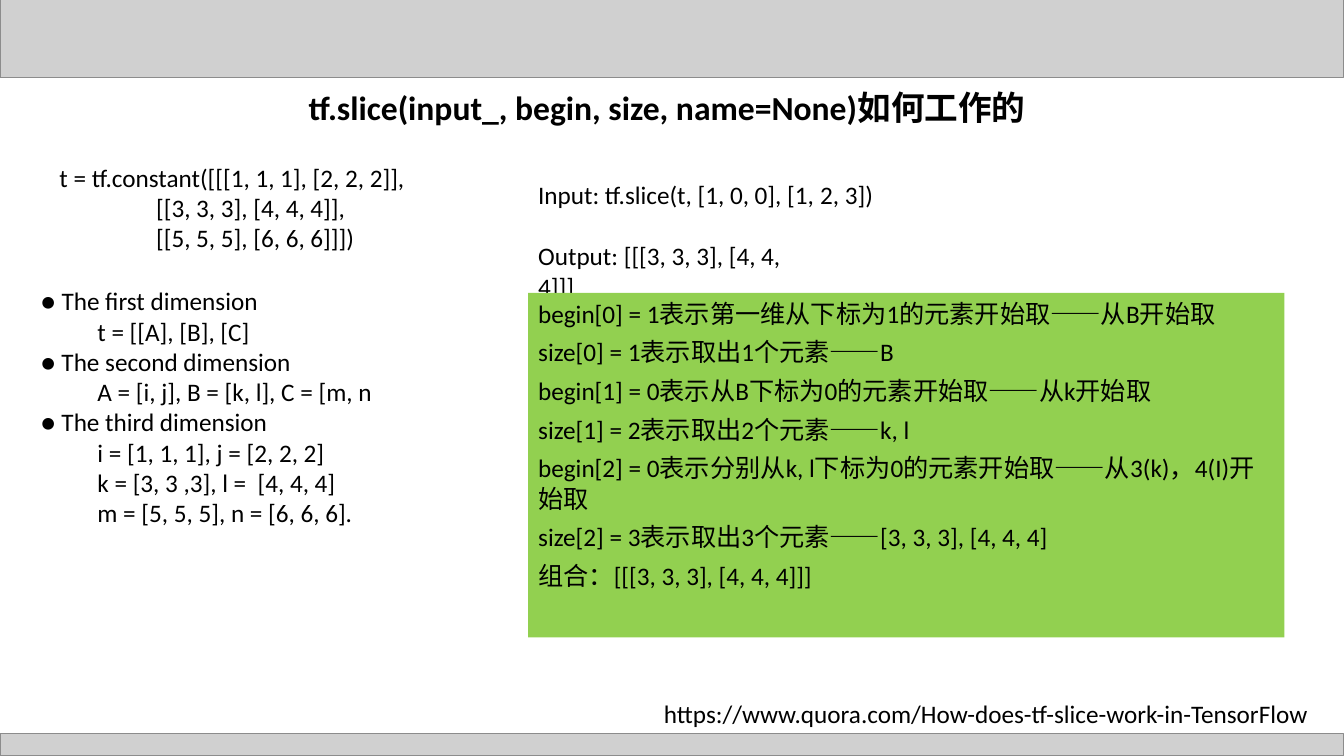
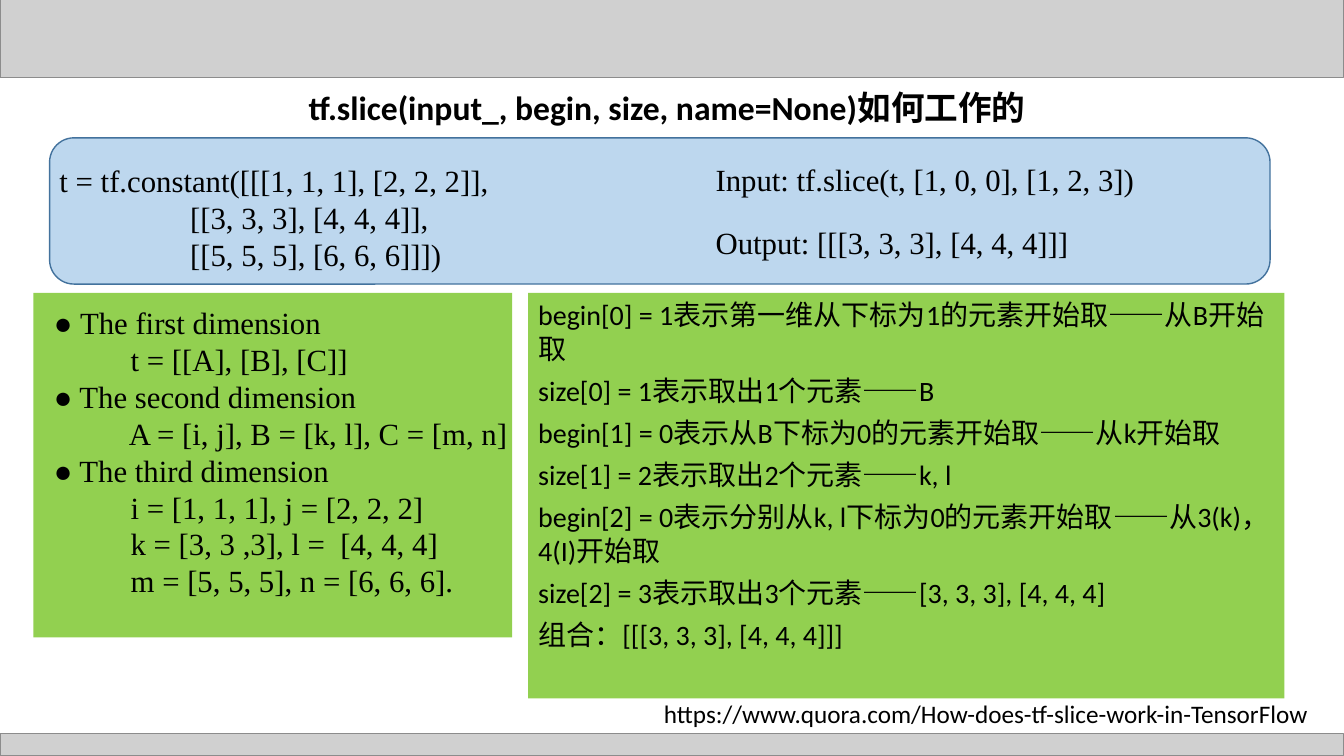
Before and after one commit to lhuangjs/tensotflow-in-action, a slide deck: slide 21 of supports/ppt/chapter7/chapter7.pptx (slide 20 before the commit). Drawn at 1344x756 pixels with LibreOffice and Linux fonts; fonts in the diff are those of the drawing; grey boxes stand for pictures. Boxes give left, top, right and bottom in pixels: in the first picture for what was removed or moved away, otherwise in the second. Text is boxed around its words. In the diff, an @@ line names an element or a change of style, - is before the commit and + after.

```diff
--- a/supports/ppt/chapter7/chapter7.pptx
+++ b/supports/ppt/chapter7/chapter7.pptx
@@ rounded rectangle added at (49, 138, 1270, 284), fill #BDD7EE, outline #43739E 1 pt @@
@@ text "Input: tf.slice(t, [1, 0, 0], ...": place and size @@
-text "Input: tf.slice(t, [1, 0, 0], ..." at (538, 185, 873, 208)
+text "Input: tf.slice(t, [1, 0, 0], ..." at (716, 169, 1134, 197)
@@ size 18 to 22 pt, font Calibri to Times New Roman in 3 elements at (59, 170, 489, 272), (716, 169, 1134, 197), (716, 232, 1068, 260) @@
@@ text "Output: [[[3, 3, 3], [4, ...": place and size @@
-text "Output: [[[3, 3, 3], [4, ..." at (538, 246, 780, 302)
+text "Output: [[[3, 3, 3], [4, ..." at (716, 232, 1068, 260)
@@ rectangle added at (33, 293, 512, 638), fill #92D050 @@
@@ text "● The first dimension": place and size @@
-text "● The first dimension" at (61, 292, 371, 526)
+text "● The first dimension" at (79, 312, 507, 597)
@@ rectangle "begin[0] = 1表示第一维从下标为1的元素开始取——从B开始取": place and size @@
-rectangle "begin[0] = 1表示第一维从下标为1的元素开始取——从B开始取" at (528, 293, 1285, 638)
+rectangle "begin[0] = 1表示第一维从下标为1的元素开始取——从B开始取" at (528, 293, 1285, 699)
@@ rectangle "begin[0] = 1表示第一维从下标为1的元素开始取——从B开始取" at (528, 293, 1285, 699): size 18 to 20 pt @@
@@ text at (79, 312, 453, 597): size 18 to 22 pt, font Calibri to Times New Roman in "● The first dimension", "● The second dimension", "● The third dimension", "i = [1, 1, 1], j = ..." and 2 more places @@
@@ text at (131, 349, 347, 376): text changed; size 18 to 22 pt; font Calibri to Times New Roman @@
-t = [[A], [B], [C]
+t = [[A], [B], [C]]
@@ text at (129, 423, 507, 451): text changed; size 18 to 22 pt; font Calibri to Times New Roman @@
-A = [i, j], B = [k, l], C = [m, n
+A = [i, j], B = [k, l], C = [m, n]
```
Also in this commit, not shown: 8 other slides changed, 4 slides added, 17 slides removed.
